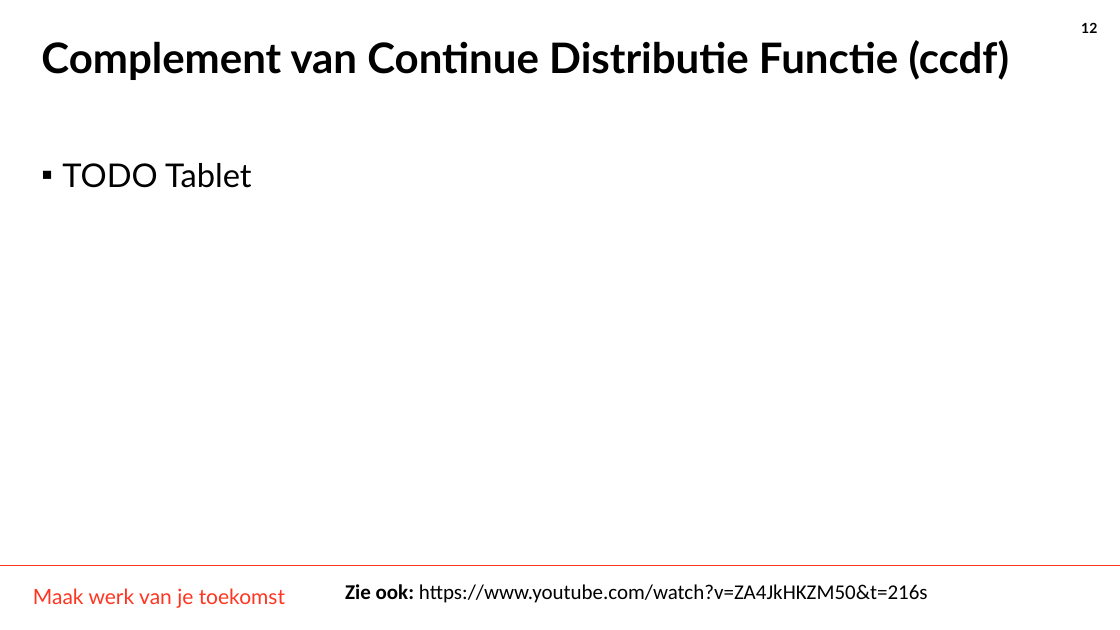
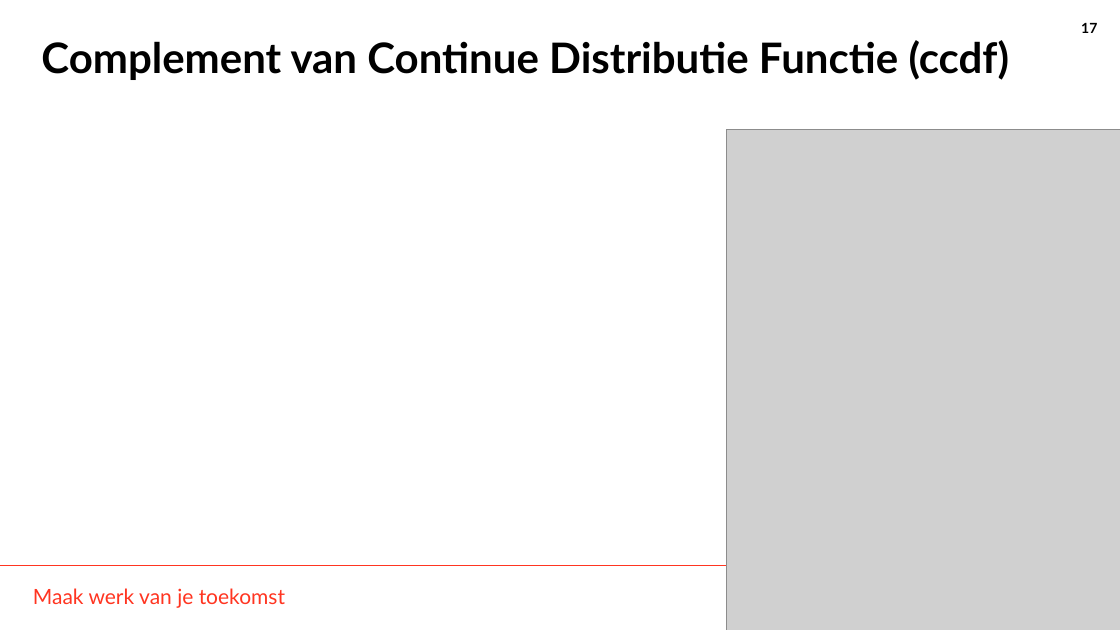
Before and after one commit to THellemans/data-science-syntra-ab, a slide deck: slide 17 of 06 statistiek/04 Numerieke data verdelingen verkennen/04 Numerieke data verdelingen verkennen.pptx (slide 12 before the commit). Drawn at 1120x630 pixels with LibreOffice and Linux fonts; fonts in the diff are those of the drawing; grey boxes stand for pictures; background and template pictures are left out. Boxes give left, top, right and bottom in pixels: in the first picture for what was removed or moved away, otherwise in the second. Text is boxed around its words. In the diff, an @@ line names an element or a change of style, - is before the commit and + after.

```diff
--- a/06 statistiek/04 Numerieke data verdelingen verkennen/04 Numerieke data verdelingen verkennen.pptx
+++ b/06 statistiek/04 Numerieke data verdelingen verkennen/04 Numerieke data verdelingen verkennen.pptx
@@ page number at box(1081, 23, 1097, 33): text changed @@
-12
+17
@@ picture added at box(727, 129, 1120, 630) @@
@@ text removed at box(62, 163, 252, 188) @@
-▪ TODO Tablet
@@ text removed at box(345, 584, 928, 603) @@
-Zie ook: https://www.youtube.com/watch?v=ZA4JkHKZM50&t=216s
```
Also in this commit, not shown: 9 other slides changed, 4 slides added, 2 slides removed, 3 other files.
